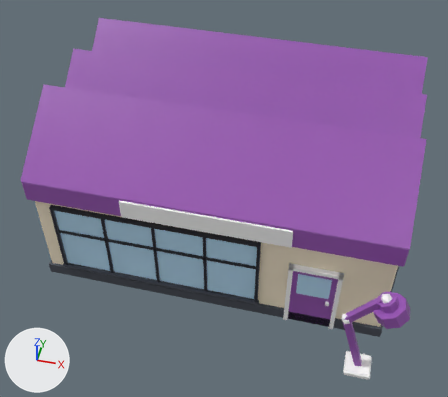
Renders of the Blender file art/blender/agency-exterior.blend from each side of a commit.
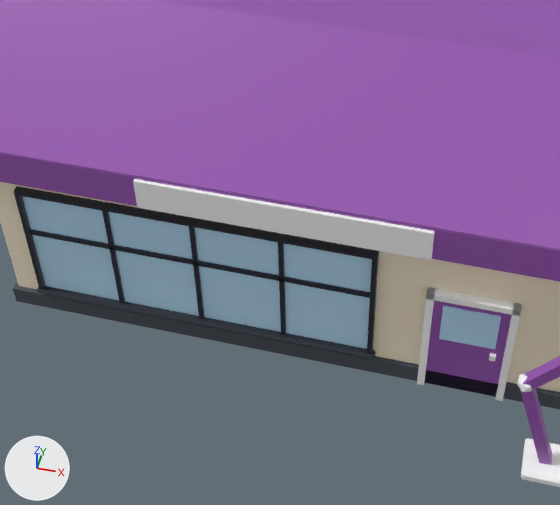
Each version is shown whole from a camera (50 mm lens) standing at (3.19, -13.51, 14.9) and looking at (0.01, -0.58, 2.43), then close up on the part from 9% to 82% of the width and 24% to 98% of the height. Every picture has the same lights, and +X, +Y and +Z are marked at lower left. The last two pictures show the newer version.

Names of what the first close-up shows: 'agency', 'sign_board'.
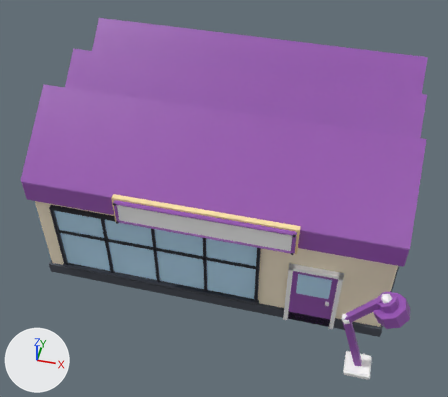
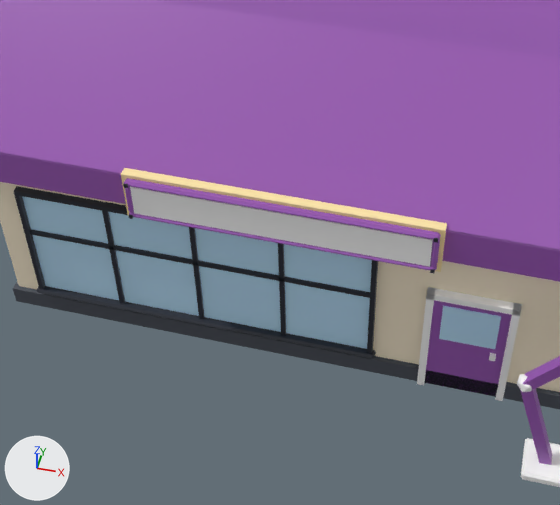
The change, as JSON lines over the scene's bpy script:
```json
{"op": "add", "block": "mat_pal_glow", "code": ["mat_pal_glow = principled_material('pal_glow')", "mat_pal_glow.base_color = (1.0, 0.815, 0.392)  # beige #ffe9a8"]}
{"block": "me_sign_board", "where": "# used by ob_sign_board; location = (0.0, 0.0, 0.0)"}
{"op": "remove", "block": "me_sign_board", "code": "me_sign_board.from_pydata(...)  # 8 vertices, 6 faces; spans x -2.3..2.3, y -2.72..-2.62, z 3.17..3.73"}
{"op": "add", "block": "me_sign_board", "code": "me_sign_board.from_pydata(...)  # 8 vertices, 6 faces; spans x -2.3..2.3, y -2.85..-2.81, z 3.17..3.73"}
{"block": "me_sign_board", "change": "me_sign_board part 1: the whole mesh is scaled about its middle by (1, 0.4, 1), then moved by (0.0, -0.16, 0.0)"}
{"op": "add", "block": "me_sign_frame", "code": ["me_sign_frame = bpy.data.meshes.new('sign_frame')", "me_sign_frame.from_pydata(...)  # 136 vertices, 140 faces; spans x -2.46..2.46, y -2.9..-2.62, z 3.01..3.89", "# faces by material slot: [110, 24, 6]", "me_sign_frame.materials.append(mat_pal_purple)  # purple #9b59b6", "me_sign_frame.materials.append(mat_pal_night)  # dark blue #1f2430", "me_sign_frame.materials.append(mat_pal_glow)  # beige #ffe9a8"]}
{"op": "add", "block": "ob_sign_frame", "code": ["ob_sign_frame = bpy.data.objects.new('sign_frame', me_sign_frame)", "ob_sign_frame.location = (0.0, 0.0, 0.0)"]}
```

Location of each change, (x1, y1, x2, y2) in pixels of the close-ups (560 x 505 px):
```json
{"object": "sign_board", "change": "moved, rescaled", "before": [133, 179, 435, 260], "after": [130, 186, 433, 267]}
{"object": "sign_frame", "change": "added", "after": [121, 168, 447, 273], "faces in mat_pal_purple (purple #9b59b6)": [124, 178, 441, 270], "faces in mat_pal_glow (beige #ffe9a8)": [121, 168, 447, 272]}
```
